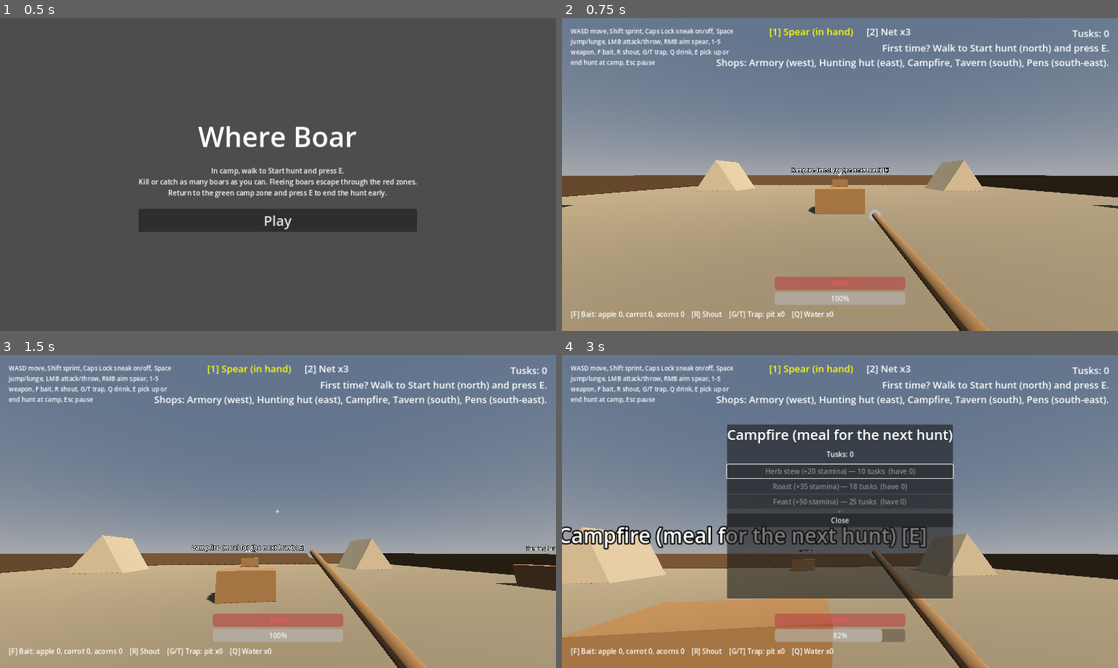
Above: before the commit, frames 1-4 (two rows, left to right).
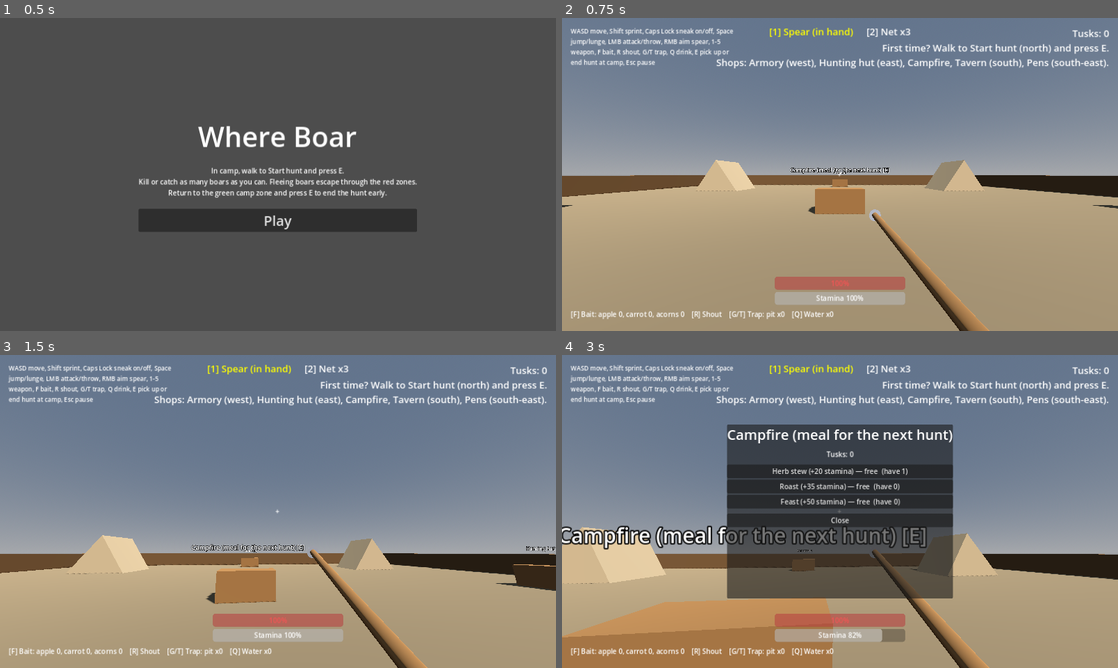
Above: after the commit, the same moments.

Repository: bageus/where-boar
Game: Godot game, scene res://game/bootstrap/app/main.tscn
Same seed, same stepped clock (60 frames per second), same inputs: the game is played once before the commit and once after it.
Inputs (mouse positions are in pixels of both pictures, inside the frame that each line leads up to):
- Up to frame 1 (0.5 s): no input
- Up to frame 2 (0.75 s): click "Play" at 0.5 s
- Up to frame 3 (1.5 s): tap E (interact) at 1.25 s; move the mouse to (305, 511) at 1.27 s; hold W (move_forward) from 1.28 s (still down); hold F (bait) from 1.28 s (still down)
- Up to frame 4 (3 s): tap Space (jump) at 1.52, 2.27 s; tap Q (drink) at 1.55, 2.1 s; tap E (interact) at 2 s; move the mouse to (812, 511) at 2.02 s; release F (bait) at 2.03 s; tap F (bait) at 2.3 s; release W (move_forward) at 2.75 s; click (840, 470) at 2.75 s, where only the run after the commit has a clickable "Herb stew (+20 stamina) — fre…"

Frame 1 is identical in both runs. In frame 2, less than 0.1% of the frame differs, in the area x 45-55%, y 88-91%; in frame 3, less than 0.1%; in frame 4, 1.3%, in the area x 29-71%, y 34-91%.

Commit message:
Meal buffs stack for the hunt; camp is free while testing
All carried meals are eaten at hunt start and their bonuses add to max
stamina; the bar shows the real percentage (e.g. 120%). Camp items cost
nothing and saddles are unlocked behind ShopCatalog.free_for_testing.

Co-Authored-By: Claude Opus 5.5 <noreply@anthropic.com>
Claude-Session: https://claude.ai/code/session_01XSFBnjFKXLtHPaufcuGWLw

Diff:
--- a/game/bootstrap/app/tests/run_hunt_map_smoke_test.gd
+++ b/game/bootstrap/app/tests/run_hunt_map_smoke_test.gd
@@ -5,6 +5,7 @@
 
 const MainScene = preload("res://game/bootstrap/app/main.tscn")
 const BoarOutcome = preload("res://game/features/boar/public/boar_outcome.gd")
+const ShopCatalog = preload("res://game/features/settlement/public/shop_catalog.gd")
 const MapScene = preload("res://game/presentation/hunt_map/public/hunt_map.tscn")
 
 var _frame := 0
@@ -18,6 +19,7 @@
 
 
 func _initialize() -> void:
+	ShopCatalog.free_for_testing = false
 	_main = MainScene.instantiate()
 	# Keep the player's real save out of the test.
 	_main.save_store.path = "user://smoke_save.json"
--- a/game/features/hunter/domain/loadout.gd
+++ b/game/features/hunter/domain/loadout.gd
@@ -24,7 +24,7 @@
 ## Trap item ids in the order G cycles through them (M015).
 const TRAP_IDS := ["item_pit", "item_snare", "item_tripwire", "item_cage", "item_fence"]
 
-## Camp meals and their stamina bonus, the best first; the best one in stock is eaten (M012, ASSUMPTION).
+## Camp meals and their stamina bonus; all carried meals are eaten at hunt start (M012, ASSUMPTION).
 const MEALS := {"item_feast": 50.0, "item_roast": 35.0, "item_stew": 20.0}
 const WATER_BAG_ID := "item_water_bag"
 ## Sips per hunt; the bag is refilled free in camp (ASSUMPTION).
@@ -162,13 +162,15 @@
 
 
 ## Eats the best meal in stock before a hunt; returns its stamina bonus, 0 without one.
-func eat_best_meal() -> float:
+## Eats every camp meal carried; their bonuses stack for the whole hunt (owner, 2026-10-27).
+func eat_meals() -> float:
+	var bonus := 0.0
 	for item_id in MEALS:
+		bonus += MEALS[item_id] * _meals[item_id]
 		if _meals[item_id] > 0:
-			_meals[item_id] -= 1
-			used[item_id] = used.get(item_id, 0) + 1
-			return MEALS[item_id]
-	return 0.0
+			used[item_id] = used.get(item_id, 0) + _meals[item_id]
+		_meals[item_id] = 0
+	return bonus
 
 
 func drink() -> bool:
--- a/game/features/hunter/presentation/hunter_hud.gd
+++ b/game/features/hunter/presentation/hunter_hud.gd
@@ -25,8 +25,10 @@
 
 
 func show_stamina(value: float, max_value: float) -> void:
+	# Meals raise the maximum above 100 (e.g. 120%); the label shows the real value.
 	$Stamina.max_value = max_value
 	$Stamina.value = value
+	$Stamina/Value.text = "Stamina %d%%" % roundi(value)
 
 
 func show_loadout(loadout: Loadout, weapon: Loadout.Weapon) -> void:
--- a/game/features/hunter/public/hunter.gd
+++ b/game/features/hunter/public/hunter.gd
@@ -171,12 +171,12 @@
 	_wading += 1 if entered else -1
 
 
-## Called when a hunt starts: the best camp meal is eaten for extra stamina (M012),
+## Called when a hunt starts: camp meals are eaten and raise max stamina for the hunt (M012),
 ## and the first saddled boar waits beside the hunter.
 func start_hunt() -> void:
 	if not loadout.saddled.is_empty():
 		$Rider.bring_mount(loadout.saddled[0])
-	stamina.eat(loadout.eat_best_meal())
+	stamina.eat(loadout.eat_meals())
 	_hud.show_stamina(stamina.value, stamina.max_value)
 
 
--- a/game/features/hunter/public/hunter.tscn
+++ b/game/features/hunter/public/hunter.tscn
@@ -53,6 +53,17 @@
 grow_horizontal = 2
 grow_vertical = 0
 value = 100.0
+show_percentage = false
+
+[node name="Value" type="Label" parent="Hud/Stamina"]
+anchors_preset = 15
+anchor_right = 1.0
+anchor_bottom = 1.0
+grow_horizontal = 2
+grow_vertical = 2
+horizontal_alignment = 1
+vertical_alignment = 1
+text = "Stamina 100%"
 
 [node name="ThrowPower" type="ProgressBar" parent="Hud"]
 visible = false
--- a/game/features/hunter/tests/run_hunter_tests.gd
+++ b/game/features/hunter/tests/run_hunter_tests.gd
@@ -19,7 +19,7 @@
 	failures += _check(_bought_weapons_unlock(), "bought weapons unlock; arrows run out")
 	failures += _check(_bait_strongest_first(), "bait is placed strongest first and counted as used")
 	failures += _check(_traps_cycle_and_run_out(), "traps cycle and run out")
-	failures += _check(_meal_and_water(), "best meal raises max stamina; water sips restore it")
+	failures += _check(_meal_and_water(), "carried meals stack on max stamina; water sips restore it")
 	failures += _check(_porter_and_any_trap(), "porter adds nets and arrows; any trap in stock can be set")
 	failures += _check(_ride_by_mount_type(), "mount type sets speed and perk; only the stab works when riding")
 	failures += _check(_saddles_from_items(), "saddled mount types come from camp items")
@@ -125,14 +125,14 @@
 	var loadout := Loadout.new()
 	loadout.equip({"item_stew": 2, "item_feast": 1, "item_water_bag": 1})
 	var stamina := Stamina.new()
-	stamina.eat(loadout.eat_best_meal())
-	var fed := is_equal_approx(stamina.max_value, 150.0) and is_equal_approx(stamina.value, 150.0)
+	stamina.eat(loadout.eat_meals())
+	var fed := is_equal_approx(stamina.max_value, 190.0) and is_equal_approx(stamina.value, 190.0)
 	stamina.value = 0.0
 	stamina.drink(40.0)
 	for i in Loadout.WATER_SIPS:
 		loadout.drink()
 	return fed and is_equal_approx(stamina.value, 40.0) and not loadout.drink() \
-		and loadout.used == {"item_feast": 1}
+		and loadout.used == {"item_feast": 1, "item_stew": 2} and is_zero_approx(loadout.eat_meals())
 
 
 func _porter_and_any_trap() -> bool:
--- a/game/features/settlement/public/progress.gd
+++ b/game/features/settlement/public/progress.gd
@@ -43,7 +43,7 @@
 ## Buys one catalog item; false when unknown, already owned (unique), locked or too expensive.
 func buy(item_id: String) -> bool:
 	var item: Dictionary = ShopCatalog.ITEMS.get(item_id, {})
-	if item.is_empty() or sold_out(item_id) or not unlocked(item_id) or not spend(item["price"]):
+	if item.is_empty() or sold_out(item_id) or not unlocked(item_id) or not spend(ShopCatalog.price(item_id)):
 		return false
 	items[item_id] = items.get(item_id, 0) + 1
 	return true
@@ -59,7 +59,7 @@
 ## A saddle needs a caught boar of its type in the pens (D021).
 func unlocked(item_id: String) -> bool:
 	var needs: String = ShopCatalog.ITEMS.get(item_id, {}).get("requires_caught", "")
-	return needs == "" or caught.get(needs, 0) > 0
+	return needs == "" or caught.get(needs, 0) > 0 or ShopCatalog.free_for_testing
 
 
 func owns(item_id: String) -> bool:
--- a/game/features/settlement/public/shop_catalog.gd
+++ b/game/features/settlement/public/shop_catalog.gd
@@ -3,6 +3,10 @@
 ## What camp shops sell and for how many tusks (section 13; ASSUMPTION prices, D013).
 ## unique items (weapons) are bought once; others stack, up to max when given.
 ## requires_caught names a boar type that must be in the pens.
+
+## shortcut: everything in camp is free and unlocked while the owner tests the slice (2026-10-27);
+## set to false (or delete) before balancing prices.
+static var free_for_testing := true
 
 const ITEMS := {
 	"item_club": {"name": "Club", "shop": "weapon_shop", "price": 30, "unique": true},
@@ -30,6 +34,11 @@
 }
 
 
+## What item_id costs right now.
+static func price(item_id: String) -> int:
+	return 0 if free_for_testing else ITEMS[item_id]["price"]
+
+
 ## Item ids sold at shop_id, in catalog order.
 static func for_shop(shop_id: String) -> Array[String]:
 	var ids: Array[String] = []
--- a/game/features/settlement/tests/run_settlement_tests.gd
+++ b/game/features/settlement/tests/run_settlement_tests.gd
@@ -3,10 +3,13 @@
 const Progress = preload("res://game/features/settlement/public/progress.gd")
 const Hunt = preload("res://game/features/hunt/public/hunt.gd")
 const BoarOutcome = preload("res://game/features/boar/public/boar_outcome.gd")
+const ShopCatalog = preload("res://game/features/settlement/public/shop_catalog.gd")
 
 
 func _init() -> void:
+	ShopCatalog.free_for_testing = false
 	var failures := 0
+	failures += _check(_free_for_testing_costs_nothing(), "while testing, items are free and saddles unlocked")
 	failures += _check(_hunt_adds_tusks_and_catches(), "a hunt adds tusks and live catches and spends bait")
 	failures += _check(_spend_needs_enough_tusks(), "spending needs enough tusks")
 	failures += _check(_round_trip(), "progress survives to_dict/from_dict")
@@ -58,6 +61,14 @@
 	return back.tusks == 0 and back.caught.is_empty()
 
 
+func _free_for_testing_costs_nothing() -> bool:
+	ShopCatalog.free_for_testing = true
+	var progress := Progress.new()
+	var ok := progress.buy("item_bow") and progress.buy("item_saddle_runner_grey") and progress.tusks == 0
+	ShopCatalog.free_for_testing = false
+	return ok
+
+
 func _buy_weapon_once() -> bool:
 	var progress := Progress.new()
 	progress.tusks = 60
--- a/game/presentation/camp/hud/shop_panel.gd
+++ b/game/presentation/camp/hud/shop_panel.gd
@@ -39,8 +39,8 @@
 		var owned: bool = progress.sold_out(item_id)
 		var count: String = "" if item["unique"] else "  (have %d)" % progress.items.get(item_id, 0)
 		var locked := "" if progress.unlocked(item_id) else "  (catch one first)"
-		button.text = "%s — %s%s%s" % [item["name"], ("owned" if item["unique"] else "max") if owned else "%d tusks" % item["price"], count, locked]
-		button.disabled = owned or progress.tusks < item["price"] or locked != ""
+		button.text = "%s — %s%s%s" % [item["name"], ("owned" if item["unique"] else "max") if owned else ("free" if ShopCatalog.price(item_id) == 0 else "%d tusks" % ShopCatalog.price(item_id)), count, locked]
+		button.disabled = owned or progress.tusks < ShopCatalog.price(item_id) or locked != ""
 		button.pressed.connect(_buy.bind(item_id))
 		%Items.add_child(button)
 	%Tusks.text = "Tusks: %d" % progress.tusks
Not shown, changed: GAME_SPEC.md
